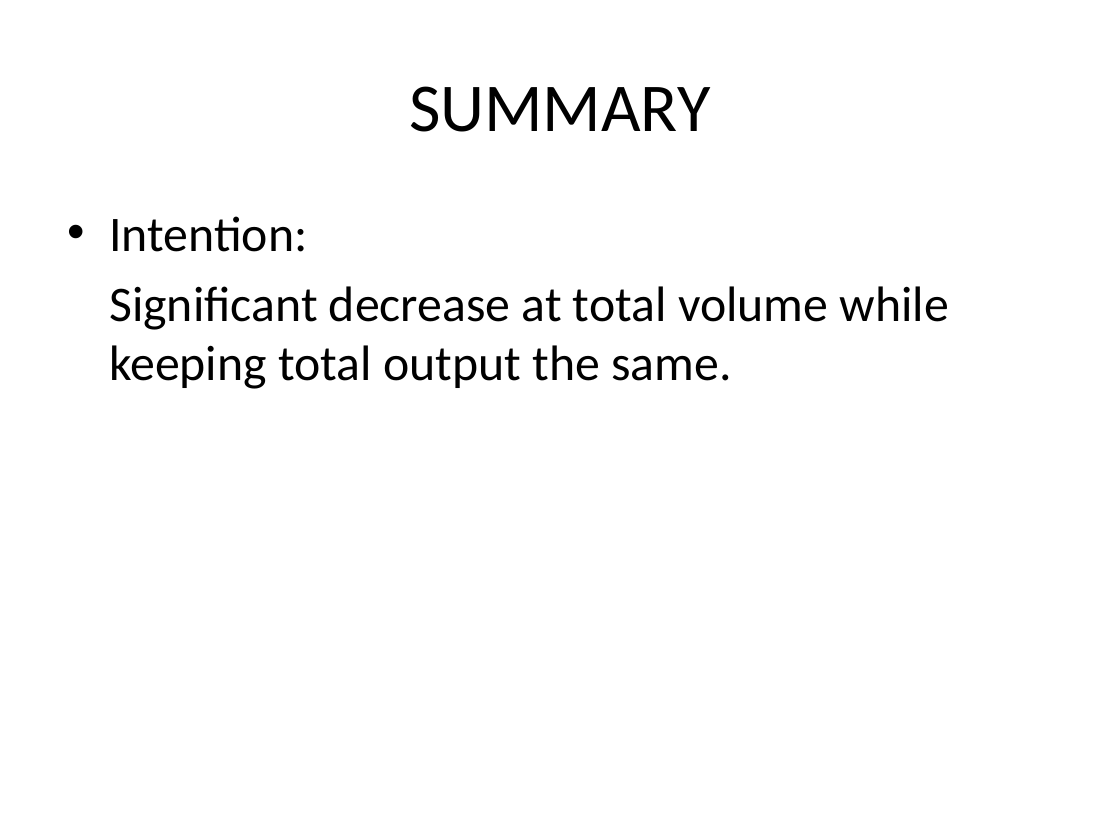
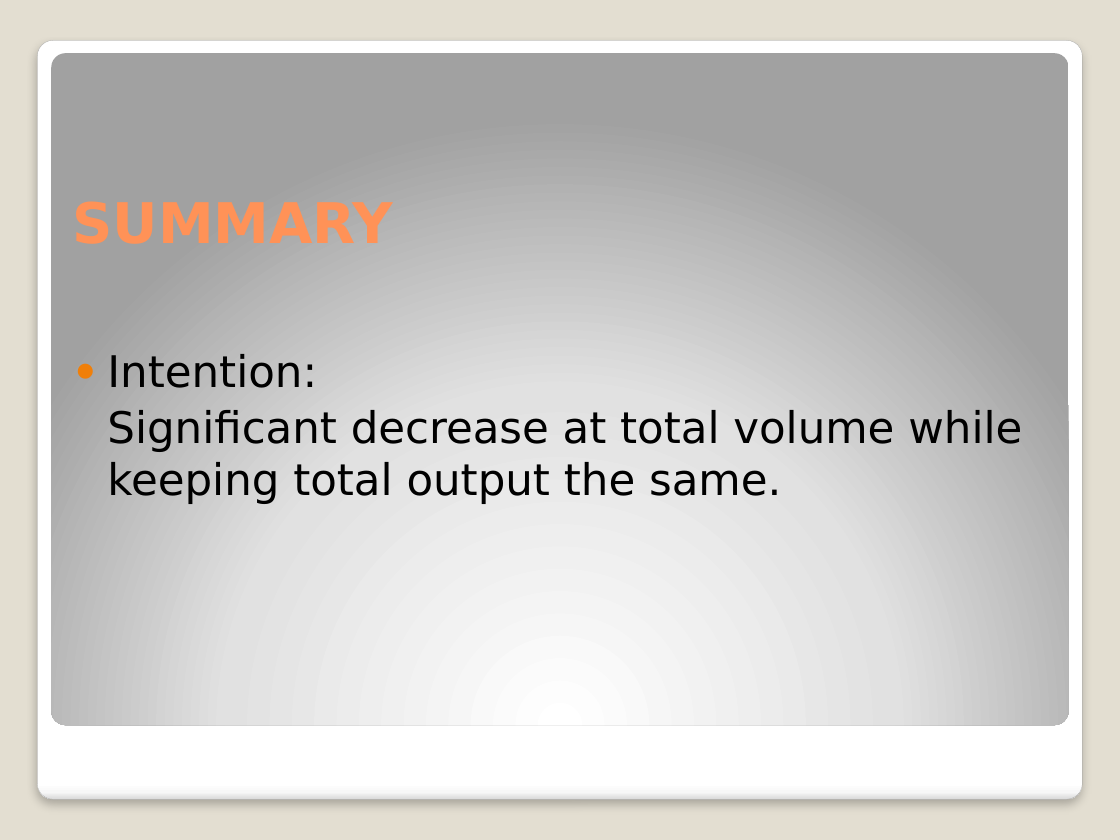
Before and after one commit to MehmetEralpKose/Star, a slide deck: slide 20 of 50 kW Integrated Fault toerant Permanent Magnet Machine.pptx (slide 19 before the commit). Drawn at 1120x840 pixels with LibreOffice and Linux fonts; fonts in the diff are those of the drawing. Boxes give left, top, right and bottom in pixels: in the first picture for what was removed or moved away, otherwise in the second. Text is boxed around its words. In the diff, an @@ line names an element or a change of style, - is before the commit and + after.

```diff
--- a/50 kW Integrated Fault toerant Permanent Magnet Machine.pptx
+++ b/50 kW Integrated Fault toerant Permanent Magnet Machine.pptx
@@ background #FFFFFF to #E3DED1 @@
@@ rounded rectangle added at (x1=37, y1=40, x2=1082, y2=800), fill gradient #FFFFFF to #F7F7F7 to #DADADA, outline #A4A4A4 0.16 pt @@
@@ rounded rectangle added at (x1=52, y1=53, x2=1068, y2=725), fill gradient #FFFFFF to #E1E1E1 to #A2A2A2 @@
@@ title removed at (x1=409, y1=86, x2=710, y2=132) @@
-SUMMARY
@@ text "Intention:" moved from (x1=109, y1=216, x2=949, y2=389) to (x1=107, y1=354, x2=1022, y2=504) @@
@@ text "Intention:" at (x1=107, y1=354, x2=1022, y2=504): size 32 to 28 pt, font Calibri to DejaVu Sans; bullet • to ●; less space between paragraphs; indent changed @@
```
Also in this commit, not shown: 22 other slides changed, 6 slides added, 9 other files.
